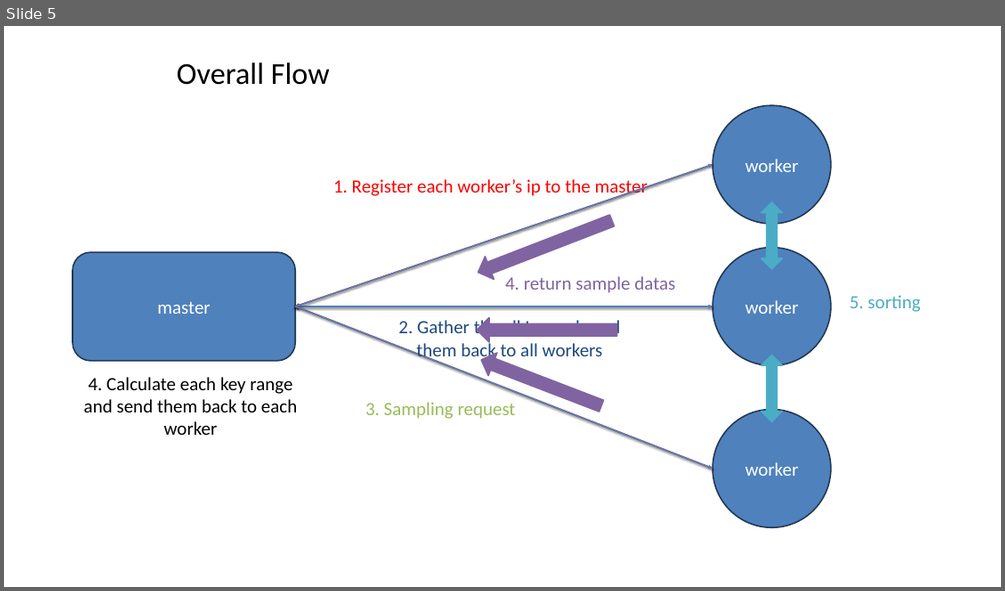
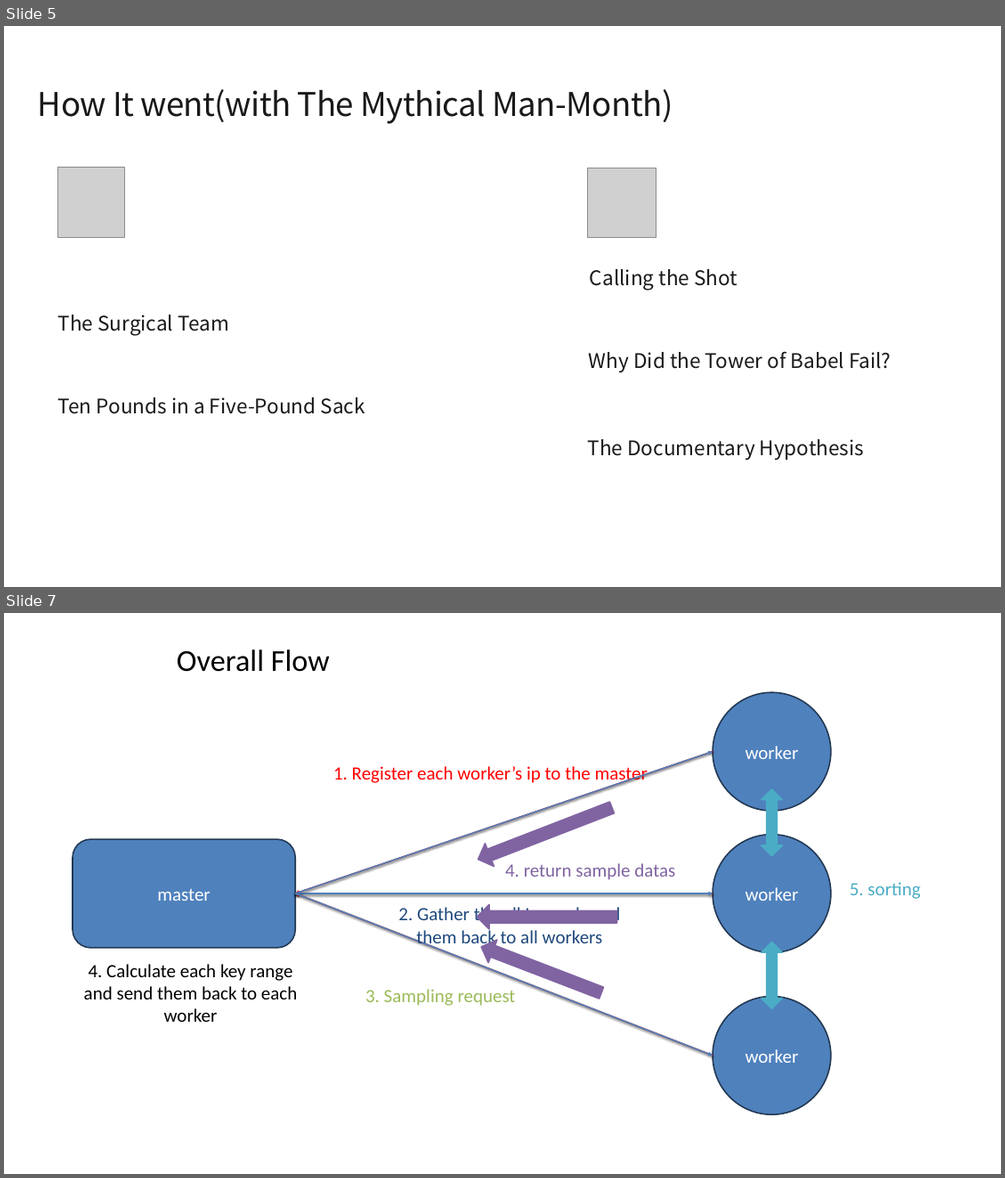
Before and after one commit to Hyunsoo1030/332project, a slide deck: CS332_Project_Presentation_Navy_Revised.pptx. Shown one above the other, each under a label of ours: slide 5 before the commit, slides 5 and 7 after it; the slides between them are not shown. The pictures are 1005x591 and 1005x1178 pixels, drawn with LibreOffice and Linux fonts; fonts in the diff are those of the drawing; grey boxes stand for pictures. Boxes give left, top, right and bottom in pixels: in the first picture for what was removed or moved away, otherwise in the second. Text is boxed around its words. In the diff, an @@ line names an element or a change of style, - is before the commit and + after.

```diff
--- a/CS332_Project_Presentation_Navy_Revised.pptx
+++ b/CS332_Project_Presentation_Navy_Revised.pptx
@@ slide 5 added at box(4, 26, 1001, 587), background #FFFFFF @@
@@ text added at box(38, 89, 672, 124), 47.1 pt, text #191919 @@
+How It went(with The Mythical Man-Month)
@@ picture added at box(57, 167, 124, 238) @@
@@ picture added at box(588, 168, 655, 238) @@
@@ text added at box(590, 269, 737, 290), 29 pt, text #191919 @@
+Calling the Shot
@@ text added at box(58, 314, 229, 336), 29 pt, text #191919 @@
+The Surgical Team
@@ text added at box(589, 352, 891, 373), 29 pt, text #191919 @@
+Why Did the Tower of Babel Fail?
@@ text added at box(58, 397, 365, 414), 29 pt, text #191919 @@
+Ten Pounds in a Five-Pound Sack
@@ text added at box(588, 439, 864, 460), 29 pt, text #191919 @@
+The Documentary Hypothesis
@@ what was slide 5 is now slide 7 @@
```
Also in this commit, not shown: 3 slides changed, 1 other slide added.
